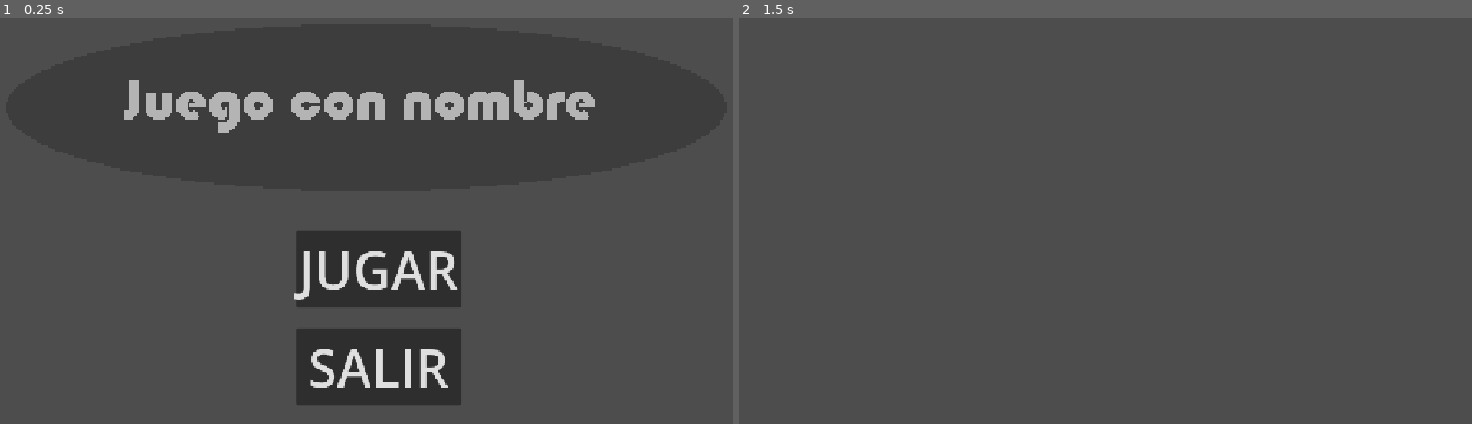
Above: before the commit, frames 1-2 (left to right).
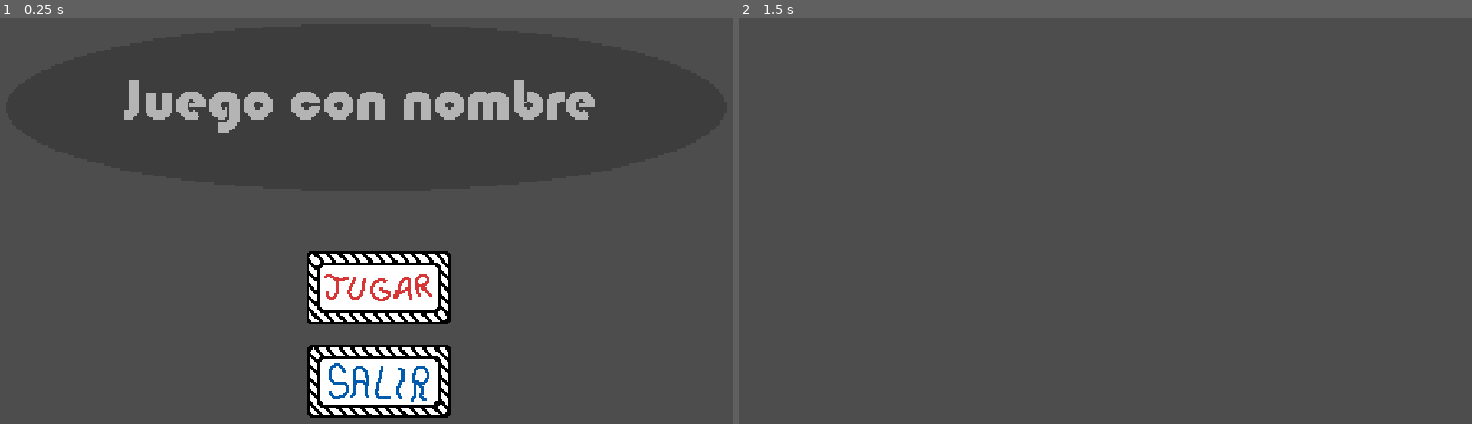
Above: after the commit, the same moments.

Repository: Triktor1/ComJamOn2026
Game: Godot game, scene res://escenas/mainMenu.tscn
Two runs of this game, one before a commit and one after it. Both use one fixed random seed, a clock stepped at 60 frames per second and the inputs below. The engine's default icon, where the game draws it, is replaced by a stand-in: a white triangle on a blue panel in a dark square.
Inputs (mouse positions are in pixels of both pictures, inside the frame that each line leads up to; where the layout moved, square brackets give the same spot in the first picture):
- Up to frame 1 (0.25 s): no input
- Up to frame 2 (1.5 s): click (1120, 285) [1120, 269] at 0.5 s; tap Enter at 1.25 s; move the mouse to (1281, 212) at 1.27 s; hold D (Right) from 1.28 s (still down); hold Space (Space) from 1.28 s (still down)

The runs differ from the first frame. In frame 1, 9.8% of the frame differs, in the area x 40-63%, y 52-99%; in frame 2, nothing differs.

Commit message:
Botones BIEN en main menu

Diff:
--- a/escenas/mainMenu.tscn
+++ b/escenas/mainMenu.tscn
@@ -3,8 +3,12 @@
 [ext_resource type="Script" uid="uid://b6asekge4jen4" path="res://scripts/boton_incio.gd" id="1_6uepu"]
 [ext_resource type="Texture2D" uid="uid://c4atqrod3f72r" path="res://assets/UI/TituloReal.png" id="1_81hdd"]
 [ext_resource type="PackedScene" uid="uid://c71lnth3o7asr" path="res://escenas/tests/buttonTest.tscn" id="1_wut1r"]
+[ext_resource type="Texture2D" uid="uid://dtybquer37yw5" path="res://assets/UI/ButtonJugar.png" id="2_1f6lb"]
 [ext_resource type="PackedScene" uid="uid://cg4co1hxxhhep" path="res://escenas/transition_scene.tscn" id="2_hvyp7"]
+[ext_resource type="Texture2D" uid="uid://cmu5ue4oam5rc" path="res://assets/UI/ButtonJugarHover.png" id="3_0a063"]
 [ext_resource type="Script" uid="uid://dk3i6o3eljb5m" path="res://scripts/boton_salir.gd" id="3_60els"]
+[ext_resource type="Texture2D" uid="uid://dkriess4iv02s" path="res://assets/UI/ButtonSalir.png" id="7_kf80i"]
+[ext_resource type="Texture2D" uid="uid://bjjks0r417fqt" path="res://assets/UI/ButtonSalirHover.png" id="8_ee8nr"]
 
 [node name="MainMenu" type="Control" unique_id=1907411161]
 layout_mode = 3
@@ -23,28 +27,34 @@
 texture = ExtResource("1_81hdd")
 
 [node name="CenterContainerBotones" type="CenterContainer" parent="CanvasLayer" unique_id=1247026197]
+custom_minimum_size = Vector2(0, 300)
 offset_left = 471.0
 offset_top = 316.0
 offset_right = 709.0
 offset_bottom = 568.0
 
 [node name="Botones" type="VBoxContainer" parent="CanvasLayer/CenterContainerBotones" unique_id=282673893]
+custom_minimum_size = Vector2(200, 0)
 layout_mode = 2
 theme_override_constants/separation = 30
 
-[node name="BotonIncio" type="Button" parent="CanvasLayer/CenterContainerBotones/Botones" unique_id=870312435]
+[node name="BotonIncio" type="TextureButton" parent="CanvasLayer/CenterContainerBotones/Botones" unique_id=1152185994]
+custom_minimum_size = Vector2(208.35, 105)
 layout_mode = 2
-theme_override_font_sizes/font_size = 75
-text = "JUGAR"
+texture_normal = ExtResource("2_1f6lb")
+texture_hover = ExtResource("3_0a063")
+stretch_mode = 6
 script = ExtResource("1_6uepu")
 startScene = ExtResource("2_hvyp7")
 
 [node name="BotonIniciar" parent="CanvasLayer/CenterContainerBotones/Botones/BotonIncio" unique_id=447941600 instance=ExtResource("1_wut1r")]
 
-[node name="BotonSalir" type="Button" parent="CanvasLayer/CenterContainerBotones/Botones" unique_id=1889767684]
+[node name="BotonSalir" type="TextureButton" parent="CanvasLayer/CenterContainerBotones/Botones" unique_id=2032437182]
+custom_minimum_size = Vector2(55, 105)
 layout_mode = 2
-theme_override_font_sizes/font_size = 75
-text = "SALIR"
+texture_normal = ExtResource("7_kf80i")
+texture_hover = ExtResource("8_ee8nr")
+stretch_mode = 0
 script = ExtResource("3_60els")
 
 [node name="BotonSalir" parent="CanvasLayer/CenterContainerBotones/Botones/BotonSalir" unique_id=1818324085 instance=ExtResource("1_wut1r")]
--- a/scripts/boton_incio.gd
+++ b/scripts/boton_incio.gd
@@ -1,4 +1,4 @@
-extends Button
+extends TextureButton
 
 @export var startScene: PackedScene
 
--- a/scripts/boton_salir.gd
+++ b/scripts/boton_salir.gd
@@ -1,4 +1,4 @@
-extends Button
+extends BaseButton
 
 
 # Called when the node enters the scene tree for the first time.
--- a/scripts/button_effects_component.gd
+++ b/scripts/button_effects_component.gd
@@ -7,7 +7,7 @@
 @export var scale_amount: Vector2 = Vector2(1.1, 1.1)
 @export var rotation_amount: float = 3.0
 
-@onready var button: Button = get_parent()
+@onready var button: BaseButton = get_parent()
 
 var tween: Tween
 
Binary file added: assets/UI/ButtonJugar.png
Not shown, added: assets/UI/ButtonJugar.png.import
Binary file added: assets/UI/ButtonJugarHover.png
Not shown, added: assets/UI/ButtonJugarHover.png.import
Binary file added: assets/UI/ButtonSalir.png
Not shown, added: assets/UI/ButtonSalir.png.import
Binary file added: assets/UI/ButtonSalirHover.png
Not shown, added: assets/UI/ButtonSalirHover.png.import
